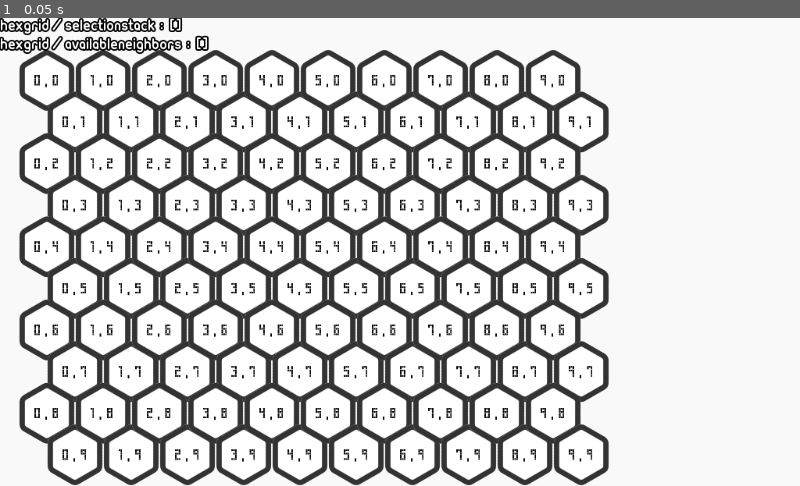
Above: before the commit, frame 1.
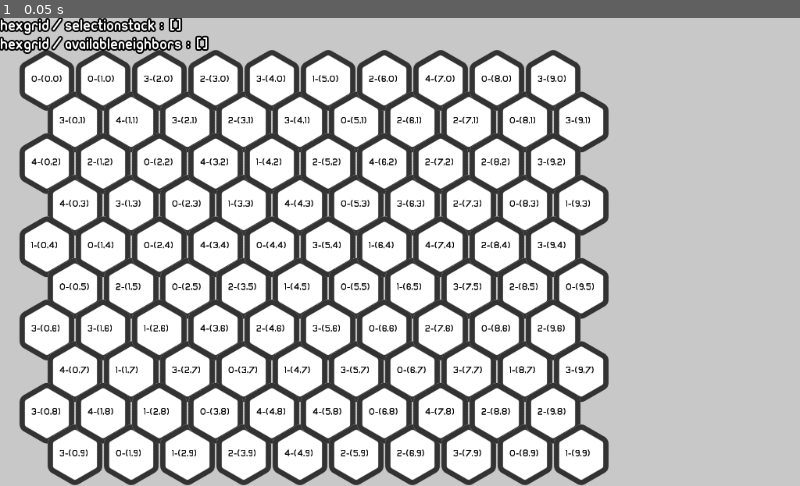
Above: after the commit, the same moment.

Repository: balmeidaa/hexagon
Game: Godot game, scene res://Main.tscn
The game is run twice, just before and just after one commit, with the same random seed, the same clock (stepped at 60 frames per second) and the same inputs.
Inputs:
- Up to frame 1 (0.05 s): no input

The runs differ from the first frame. In frame 1, 41% of the frame differs, in the area x 0-100%, y 0-100%.

Commit message:
Added animation Queue to cells

Diff:
--- a/CellEventHandler.gd
+++ b/CellEventHandler.gd
@@ -1,5 +1,7 @@
 extends Node
 signal cell_pressed
+signal cell_removed
+
 
 
 
@@ -9,3 +11,6 @@
 
 func cell_pressed(coordinates: Vector2):
     emit_signal("cell_pressed", coordinates)
+
+func cell_removed(coordinates: Vector2):
+    emit_signal("cell_removed", coordinates)
--- a/HexCell.gd
+++ b/HexCell.gd
@@ -1,24 +1,35 @@
 extends Node2D
-onready var TweenAnimator = get_node("Tween")
-var type = 'default'
+onready var TweenAnimator = $Tween
+var type = 0
 var coord = Vector2(0,0)
 const animationStateEnum = ['idle','selected','move_to','circular_motion','remove','default']
 
-var animationState = 'default'
-var nextPosition = Vector2(0,0)
+var animationState = []
+var nextPosition = []
+var playNextAnimation = true
+var animation = ""
+
+func _ready():
+    TweenAnimator.connect("tween_completed", self, "continue_animation")
 
 func _process(_delta):
-    match animationState:
-        "move_to":
-            move_to()
-            pass
-        _:
-            pass
-
+    if animationState.size() > 0 and playNextAnimation:
+        playNextAnimation = false
+        animation = animationState.pop_front()
+        match animation:
+            "move_to":
+                move_to()
+            "remove":
+                remove()
+            _:
+                pass
 
 #Debug function remove later
 func set_text(text):
     $Label.text = text
+
+func set_type(newType : int):
+    type = newType
 
 func get_size():
     return $Button.get_size()
@@ -30,19 +41,18 @@
     $Button.set(state, active)
 
 func set_animation_state(newState:String, position: Vector2 = Vector2(0,0)):
-    animationState = newState
-    nextPosition = position
+    animationState.append(newState)
+    nextPosition.append(position)
 
 func _on_Cell_pressed():
     CellEventHandler.cell_pressed(coord)
 
 func move_to():
-    print('mov')
     TweenAnimator.interpolate_property(self, "position",
-        self.position, nextPosition, 0.5,
+        self.position, nextPosition.pop_front(), 0.5,
         Tween.TRANS_QUART, Tween.EASE_IN_OUT)
     TweenAnimator.start()
-    animationState = ''
+
 
 
 func circular_motion():
@@ -50,4 +60,24 @@
     pass
 
 func remove():
-    pass
+    TweenAnimator.interpolate_property(self, "scale",
+    self.scale, (self.scale*1.2), 0.4,
+    Tween.TRANS_QUINT, Tween.EASE_IN)
+
+    TweenAnimator.interpolate_property(self, "modulate",
+    Color(1, 1, 1, 1), Color(1, 1, 1, 0), 0.4,
+    Tween.TRANS_QUINT, Tween.EASE_IN)
+    TweenAnimator.start()
+
+func init(coordinates: Vector2, Type: int):
+    coord = coordinates
+    type = Type
+
+
+func _on_Tween_tween_completed(object, key):
+    playNextAnimation = true
+
+
+func _on_Tween_tween_all_completed():
+    if animation == 'remove':
+         CellEventHandler.cell_removed(coord)
--- a/HexCell.tscn
+++ b/HexCell.tscn
@@ -2,15 +2,14 @@
 
 [ext_resource path="res://HexCell.gd" type="Script" id=1]
 [ext_resource path="res://Assets/Img/hex.png" type="Texture" id=2]
-[ext_resource path="res://Assets/Fonts/snap_2_grid.ttf" type="DynamicFontData" id=3]
+[ext_resource path="res://Assets/Fonts/ubuntu.ttf" type="DynamicFontData" id=3]
 [ext_resource path="res://Assets/Img/hex_disabled.png" type="Texture" id=4]
 [ext_resource path="res://Assets/Img/hex_over.png" type="Texture" id=5]
 [ext_resource path="res://Assets/Img/hex_pressed.png" type="Texture" id=6]
 [ext_resource path="res://Assets/Img/map.png" type="BitMap" id=7]
 
 [sub_resource type="DynamicFont" id=1]
-size = 74
-use_mipmaps = true
+size = 25
 use_filter = true
 font_data = ExtResource( 3 )
 
@@ -36,16 +35,14 @@
 }
 
 [node name="Label" type="RichTextLabel" parent="."]
-margin_left = -32.0
-margin_top = -24.0
-margin_right = 48.0
-margin_bottom = 40.0
+margin_left = -40.0
+margin_top = -16.0
+margin_right = 40.0
+margin_bottom = 8.0
 custom_fonts/normal_font = SubResource( 1 )
 custom_colors/default_color = Color( 0.0392157, 0.0352941, 0.0352941, 1 )
 meta_underlined = false
 tab_size = 2
-text = "
-"
 scroll_active = false
 __meta__ = {
 "_edit_use_anchors_": false
@@ -53,3 +50,5 @@
 
 [node name="Tween" type="Tween" parent="."]
 [connection signal="pressed" from="Button" to="." method="_on_Cell_pressed"]
+[connection signal="tween_all_completed" from="Tween" to="." method="_on_Tween_tween_all_completed"]
+[connection signal="tween_completed" from="Tween" to="." method="_on_Tween_tween_completed"]
--- a/HexGrid.gd
+++ b/HexGrid.gd
@@ -1,6 +1,7 @@
 extends Node2D
 
 onready var animationHandler = preload("Util/AnimationHandler.gd").new()
+onready var util = preload("Util/Util.gd").new()
 
 var screenHOffset = 80
 var screenWoffset = 60
@@ -18,20 +19,42 @@
     Vector2(1, 1), Vector2(0, 1), Vector2(-1, 0)
     ]
 ]
+
+const axis_direction = [
+      { # Ejes pares
+       "L-R": [Vector2(-1, 0), Vector2(1, 0)],
+        "UpL-LoR":[Vector2(-1, -1), Vector2(0, 1)],
+        "LoL-UpR": [Vector2(-1, 1), Vector2(0, -1)]
+       },
+       { # Ejes impares
+       "L-R": [Vector2(-1, 0), Vector2(1, 0)],
+        "UpL-LoR":[Vector2(0, -1), Vector2(1, 1)],
+        "LoL-UpR": [Vector2(0, 1), Vector2(1, -1)]
+       },
+
+]
 var gridSize = Vector2(0,0)
 var col = 0
 var row = 0
 var grid = []
 
 var selectionStack = []
+var eliminationQueue = []
 var availableNeighbors = []
-
+var gridArea = Rect2(origin, origin)
 
 const hex_factory = preload("res://HexCell.tscn")
 
 
 func _ready():
     CellEventHandler.connect("cell_pressed", self, "cell_handler")
+    CellEventHandler.connect("cell_removed", self, "cell_remover")
+
+func cell_remover(coordinates: Vector2):
+    var node = get_cell(coordinates)
+    grid[int(coordinates.x)][int(coordinates.y)] = null
+    node.call_deferred("free")
+
 
 #TODO Rename this function
 # We check the selected cell  neighbors, for second selection we check if selected cell is a neighbor
@@ -51,22 +74,66 @@
                 selectionStack.push_back(coordinates)
                 set_cells_state(selectionStack, 'pressed', false)
                 swap_cells()
+                check_cells_type()
                 selectionStack.clear()
                 availableNeighbors.clear()
              else:
                 set_cells_state([coordinates], 'pressed', false)
 
+func check_cells_type():
+
+    for hexCell in selectionStack:
+        eliminationQueue += get_neighbors_w_direction(hexCell, get_cell_type(hexCell))
+
+
+func get_neighbors_w_direction(coord : Vector2, type :int)-> Array:
+
+    var cells = []
+    var parity = int(coord.y) & 1
+
+    for axis in axis_direction[parity].values():
+        var axisNeigbors = []
+        for direction in axis:
+            axisNeigbors += get_line_cells(coord, direction, type)
+
+        if axisNeigbors.size() >= 2:
+            cells += axisNeigbors
+    if cells.size() > 1:
+        cells.push_front({
+            "coord":coord,
+            "type":type
+            })
+    return cells
+
+func get_line_cells(coord:Vector2, direction:Vector2, type:int):
+    var next = true
+    var result = []
+    var nextCell = coord + direction
+    while next:
+
+        if gridArea.has_point(nextCell):
+            var nextType = get_cell_type(nextCell)
+            if nextType == type:
+                result.append({
+                    "coord":nextCell,
+                    "type":type
+                   })
+                nextCell = nextCell + direction
+            else:
+                next = false
+        else:
+            next = false
+    return result
+
 
 func get_neighbors(coord : Vector2) -> Array:
     var hex_neighbor = []
-    var gridArea = Rect2(origin, gridSize)
     # We check for valid neighbors
     var parity = int(coord.y) & 1
     for direction in axial_directions[parity]:
         var hex_coord = coord + direction
         if gridArea.has_point(hex_coord):
             hex_neighbor.append(hex_coord)
- #   print(hex_neighbor)
     return hex_neighbor
 
 func set_cells_state(cells : Array, state : String, active: bool) -> void:
@@ -74,6 +141,11 @@
         var hex_cell = grid[int(cell.x)][int(cell.y)]
         hex_cell.set_button_state(state, active)
 
+func get_cell_type(coord : Vector2):
+    return grid[int(coord.x)][int(coord.y)].type
+
+func get_cell(coord : Vector2):
+    return grid[int(coord.x)][int(coord.y)]
 
 func set_offset() -> void:
     var cell = hex_factory.instance()
@@ -127,10 +199,11 @@
     var position = Vector2(posx,posy)
     cell.position = position
     cell.scale = scale
-    cell.set_coord(Vector2(x, y))
+    cell.init(Vector2(x, y),  util.random())
+
     # remove debug code
-    var format_string = "%d,%d"
-    var string = format_string % [x, y]
+    var format_string = "%d-(%d,%d)"
+    var string = format_string % [cell.type,x,y]
     cell.set_text(string)
     ##
     add_child(cell)
@@ -139,6 +212,7 @@
 func create_grid(vectorScale : Vector2, vectorGridSize : Vector2):
     set_offset()
     gridSize = vectorGridSize
+    gridArea = Rect2(origin, gridSize)
     col = vectorGridSize.x
     row = vectorGridSize.y
 
@@ -150,5 +224,9 @@
             grid[x][y]=create_hex(x, y, vectorScale)
 
 ####
-func _process(delta):
-    pass
+func _process(_delta):
+    if eliminationQueue.size() > 0:
+        for dict in eliminationQueue:
+            var cell = get_cell(dict["coord"])
+            cell.set_animation_state("remove")
+        eliminationQueue.clear()
--- a/Util/AnimationHandler.gd
+++ b/Util/AnimationHandler.gd
@@ -12,6 +12,7 @@
 # TODO function to process Q for Swap an elimination
 
 func _process(delta):
+    print('f')
     for obj in queue:
 
         match obj.animationType:
--- /dev/null
+++ b/Util/Util.gd
@@ -0,0 +1,11 @@
+extends Node
+
+enum Elements {FIRE, ICE, WATER, EARTH}
+var rng = RandomNumberGenerator.new()
+
+func _ready():
+    rng.randomize()
+
+
+func random() -> int:
+   return rng.randi_range(0, Elements.size())
--- a/project.godot
+++ b/project.godot
@@ -28,5 +28,5 @@
 quality/driver/driver_name="GLES2"
 vram_compression/import_etc=true
 vram_compression/import_etc2=false
-environment/default_clear_color=Color( 0.976471, 0.976471, 0.976471, 1 )
+environment/default_clear_color=Color( 0.784314, 0.784314, 0.784314, 1 )
 environment/default_environment="res://default_env.tres"
